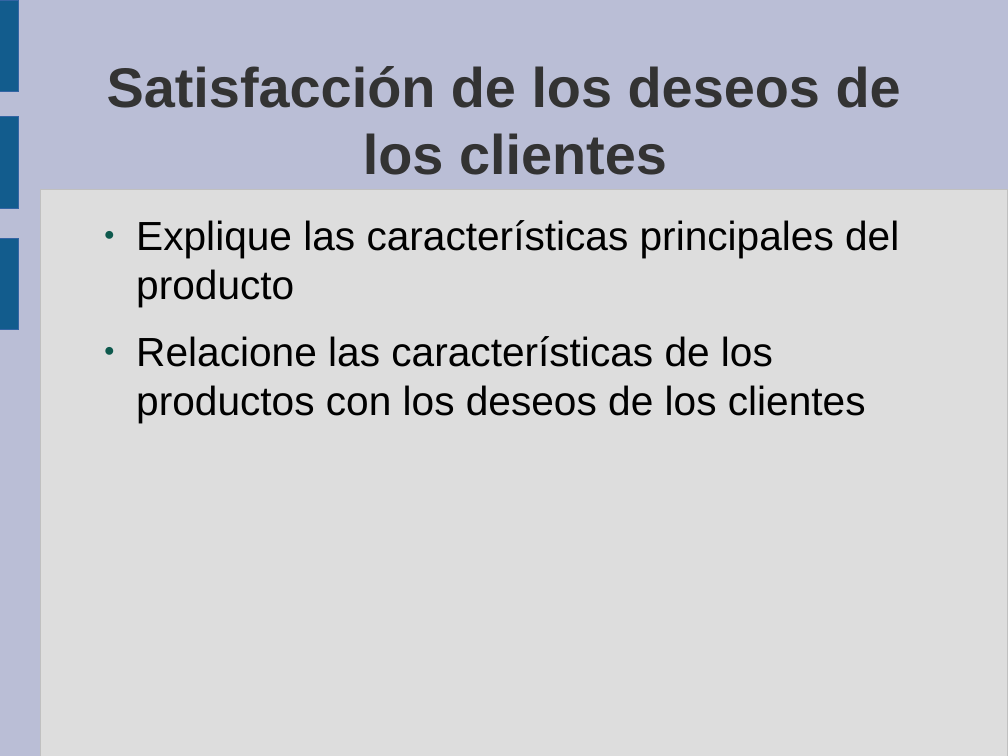
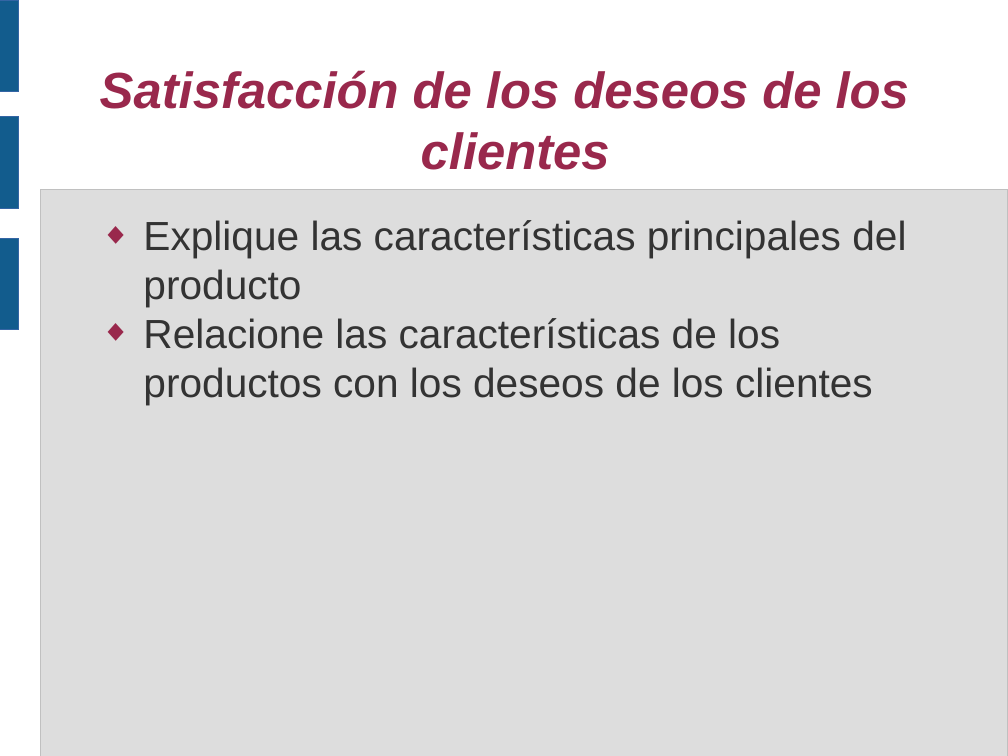
Before and after one commit to piranna/PirannaFS, a slide deck: slide 4 of doc/Presentacion V CUSL/PirannaFS.odp. Drawn at 1008x756 pixels with LibreOffice and Linux fonts; fonts in the diff are those of the drawing. Boxes give left, top, right and bottom in pixels: in the first picture for what was removed or moved away, otherwise in the second. Text is boxed around its words. In the diff, an @@ line names an element or a change of style, - is before the commit and + after.

```diff
--- a/doc/Presentacion V CUSL/PirannaFS.odp
+++ b/doc/Presentacion V CUSL/PirannaFS.odp
@@ background #BABED6 to #FFFFFF @@
@@ title "Satisfacción de los deseos de ..." at [100, 70, 909, 170]: size 44 to 40 pt, text colour #333333 to #99284C, italic on @@
@@ text "Explique las características principales del ..." at [143, 220, 906, 404]: text colour #000000 to #333333; bullet ● to ◆; less space between paragraphs; bullet colour #0E594D to #99284C @@
```
Also in this commit, not shown: 7 other slides changed, 1 other file.
